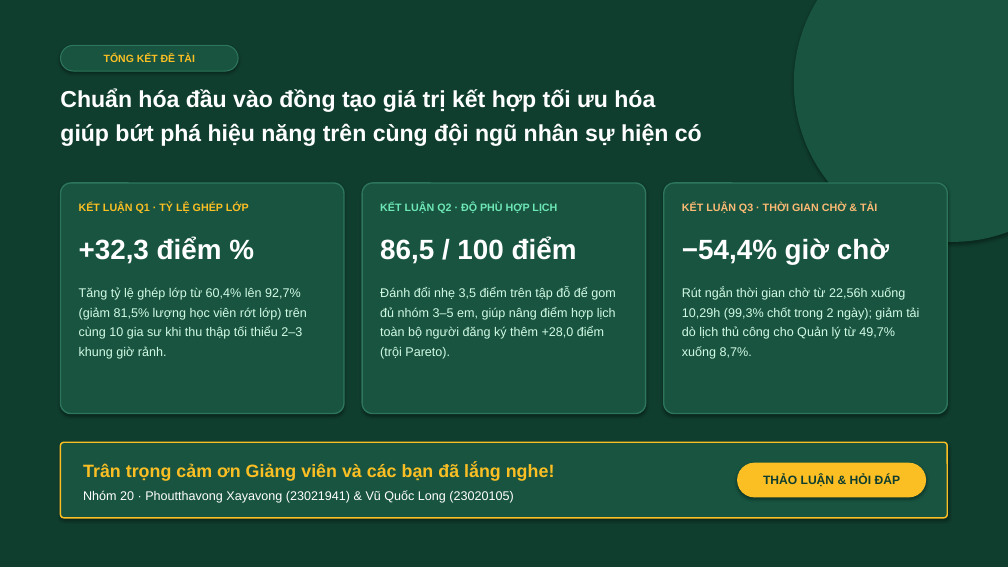
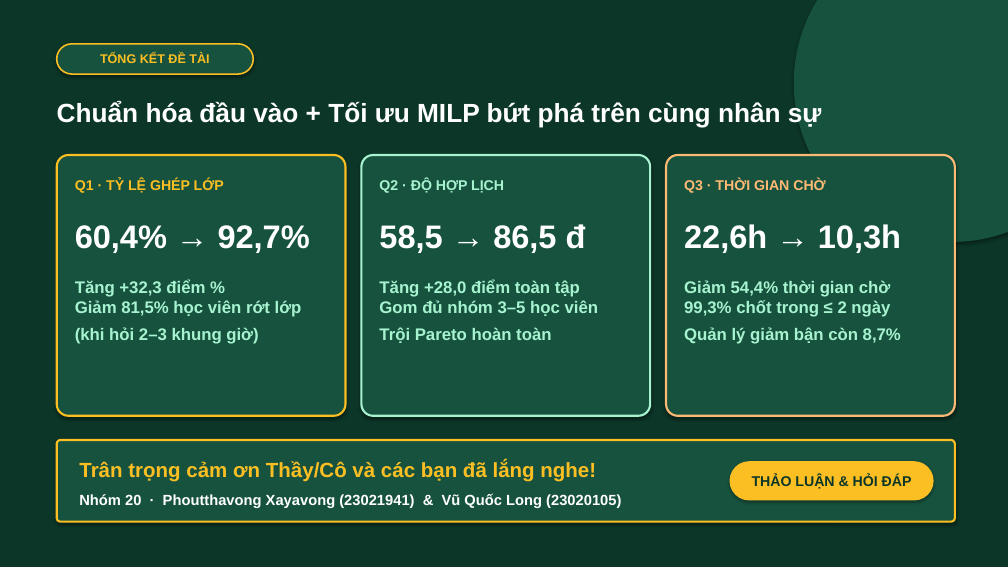
Before and after one commit to longvq1305/khdv-catplus, a slide deck: slide 12 of du_an_nhom20/Slide_Thuyet_Trinh_Nhom20_CatPlus.pptx. Drawn at 1008x567 pixels with LibreOffice and Linux fonts; fonts in the diff are those of the drawing. Boxes give left, top, right and bottom in pixels: in the first picture for what was removed or moved away, otherwise in the second. Text is boxed around its words. In the diff, an @@ line names an element or a change of style, - is before the commit and + after.

Commit message:
fix slide

```diff
--- a/du_an_nhom20/Slide_Thuyet_Trinh_Nhom20_CatPlus.pptx
+++ b/du_an_nhom20/Slide_Thuyet_Trinh_Nhom20_CatPlus.pptx
@@ rectangle at (x1=0, y1=0, x2=1008, y2=567): fill #0F3D2E to #0C3628 @@
@@ ellipse at (x1=794, y1=0, x2=1008, y2=242): fill #185440 to #16523E @@
@@ rounded rectangle "TỔNG KẾT ĐỀ TÀI" resized from (x1=60, y1=45, x2=238, y2=71) to (x1=57, y1=44, x2=253, y2=74) @@
@@ rounded rectangle "TỔNG KẾT ĐỀ TÀI" at (x1=57, y1=44, x2=253, y2=74): size 10 to 12 pt; fill #185440 to #16523E; outline #2D765C 1 pt to #FBBF24 1.5 pt @@
@@ text at (x1=57, y1=101, x2=822, y2=128): text changed; size 22 to 25 pt @@
-Chuẩn hóa đầu vào đồng tạo giá trị kết hợp tối ưu hóa
-giúp bứt phá hiệu năng trên cùng đội ngũ nhân sự hiện có
+Chuẩn hóa đầu vào + Tối ưu MILP bứt phá trên cùng nhân sự
@@ rounded rectangle resized from (x1=60, y1=183, x2=344, y2=414) to (x1=57, y1=155, x2=346, y2=416) @@
@@ rounded rectangle at (x1=57, y1=155, x2=346, y2=416): fill #185440 to #16523E; outline #2D765C 1.3 pt to #FBBF24 2 pt @@
@@ text at (x1=75, y1=178, x2=224, y2=193): text changed; size 10.2 to 13.5 pt @@
-KẾT LUẬN Q1 · TỶ LỆ GHÉP LỚP
+Q1 · TỶ LỆ GHÉP LỚP
@@ rounded rectangle resized from (x1=362, y1=183, x2=646, y2=414) to (x1=361, y1=155, x2=650, y2=416) @@
@@ rounded rectangle at (x1=361, y1=155, x2=650, y2=416): fill #185440 to #16523E; outline #2D765C 1.3 pt to #A7F3D0 2 pt @@
@@ text at (x1=379, y1=178, x2=504, y2=193): text changed; size 10.2 to 13.5 pt; text colour #6EE7B7 to #A7F3D0 @@
-KẾT LUẬN Q2 · ĐỘ PHÙ HỢP LỊCH
+Q2 · ĐỘ HỢP LỊCH
@@ rounded rectangle resized from (x1=664, y1=183, x2=948, y2=414) to (x1=666, y1=155, x2=955, y2=416) @@
@@ rounded rectangle at (x1=666, y1=155, x2=955, y2=416): fill #185440 to #16523E; outline #2D765C 1.3 pt to #FDBA74 2 pt @@
@@ text at (x1=684, y1=178, x2=825, y2=193): text changed; size 10.2 to 13.5 pt @@
-KẾT LUẬN Q3 · THỜI GIAN CHỜ & TẢI
+Q3 · THỜI GIAN CHỜ
@@ text at (x1=75, y1=225, x2=310, y2=253): text changed; size 26.5 to 31 pt @@
-+32,3 điểm %
+60,4% → 92,7%
@@ text at (x1=379, y1=224, x2=586, y2=253): text changed; size 26.5 to 31 pt @@
-86,5 / 100 điểm
+58,5 → 86,5 đ
@@ text at (x1=684, y1=224, x2=901, y2=253): text changed; size 26.5 to 31 pt @@
-−54,4% giờ chờ
+22,6h → 10,3h
@@ text at (x1=75, y1=279, x2=302, y2=344): text changed; size 12 to 16 pt; text colour #D1FAE5 to #A7F3D0; bold on @@
-Tăng tỷ lệ ghép lớp từ 60,4% lên 92,7% (giảm 81,5% lượng học viên rớt lớp) trên cùng 10 gia sư khi thu thập tối thiểu 2–3 khung giờ rảnh.
+Tăng +32,3 điểm %
+Giảm 81,5% học viên rớt lớp
+(khi hỏi 2–3 khung giờ)
@@ text at (x1=379, y1=279, x2=599, y2=343): text changed; size 12 to 16 pt; text colour #D1FAE5 to #A7F3D0; bold on @@
-Đánh đổi nhẹ 3,5 điểm trên tập đỗ để gom đủ nhóm 3–5 em, giúp nâng điểm hợp lịch toàn bộ người đăng ký thêm +28,0 điểm (trội Pareto).
+Tăng +28,0 điểm toàn tập
+Gom đủ nhóm 3–5 học viên
+Trội Pareto hoàn toàn
@@ text at (x1=684, y1=280, x2=901, y2=344): text changed; size 12 to 16 pt; text colour #D1FAE5 to #A7F3D0; bold on @@
-Rút ngắn thời gian chờ từ 22,56h xuống 10,29h (99,3% chốt trong 2 ngày); giảm tải dò lịch thủ công cho Quản lý từ 49,7% xuống 8,7%.
+Giảm 54,4% thời gian chờ
+99,3% chốt trong ≤ 2 ngày
+Quản lý giảm bận còn 8,7%
@@ rounded rectangle resized from (x1=60, y1=442, x2=948, y2=518) to (x1=57, y1=440, x2=955, y2=522) @@
@@ rounded rectangle at (x1=57, y1=440, x2=955, y2=522): fill #185440 to #16523E; outline #FBBF24 1.4 pt to #FBBF24 2 pt @@
@@ text at (x1=79, y1=461, x2=596, y2=482): text changed; size 17 to 19.5 pt @@
-Trân trọng cảm ơn Giảng viên và các bạn đã lắng nghe!
+Trân trọng cảm ơn Thầy/Cô và các bạn đã lắng nghe!
@@ rounded rectangle "THẢO LUẬN & HỎI ĐÁP" resized from (x1=737, y1=463, x2=926, y2=498) to (x1=730, y1=461, x2=934, y2=501) @@
@@ rounded rectangle "THẢO LUẬN & HỎI ĐÁP" at (x1=730, y1=461, x2=934, y2=501): size 11.5 to 13.5 pt, text colour #0F3D2E to #0C3628 @@
@@ text "Nhóm 20 · Phoutthavong Xayavong ..." at (x1=79, y1=493, x2=621, y2=508): size 12 to 14 pt, bold on; line spacing 1.2 to 1.22 @@
```
Also in this commit, not shown: 11 other slides changed, 10 other files.
